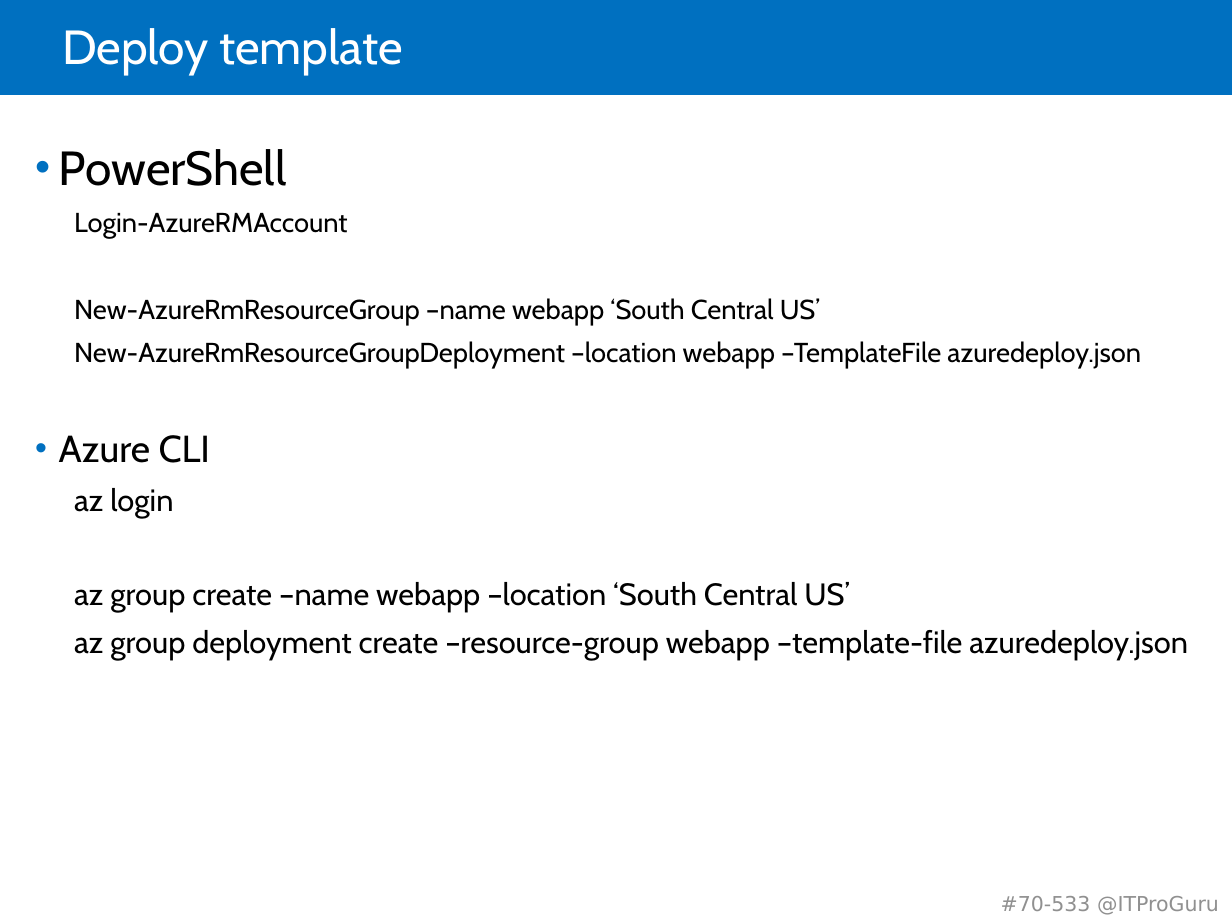
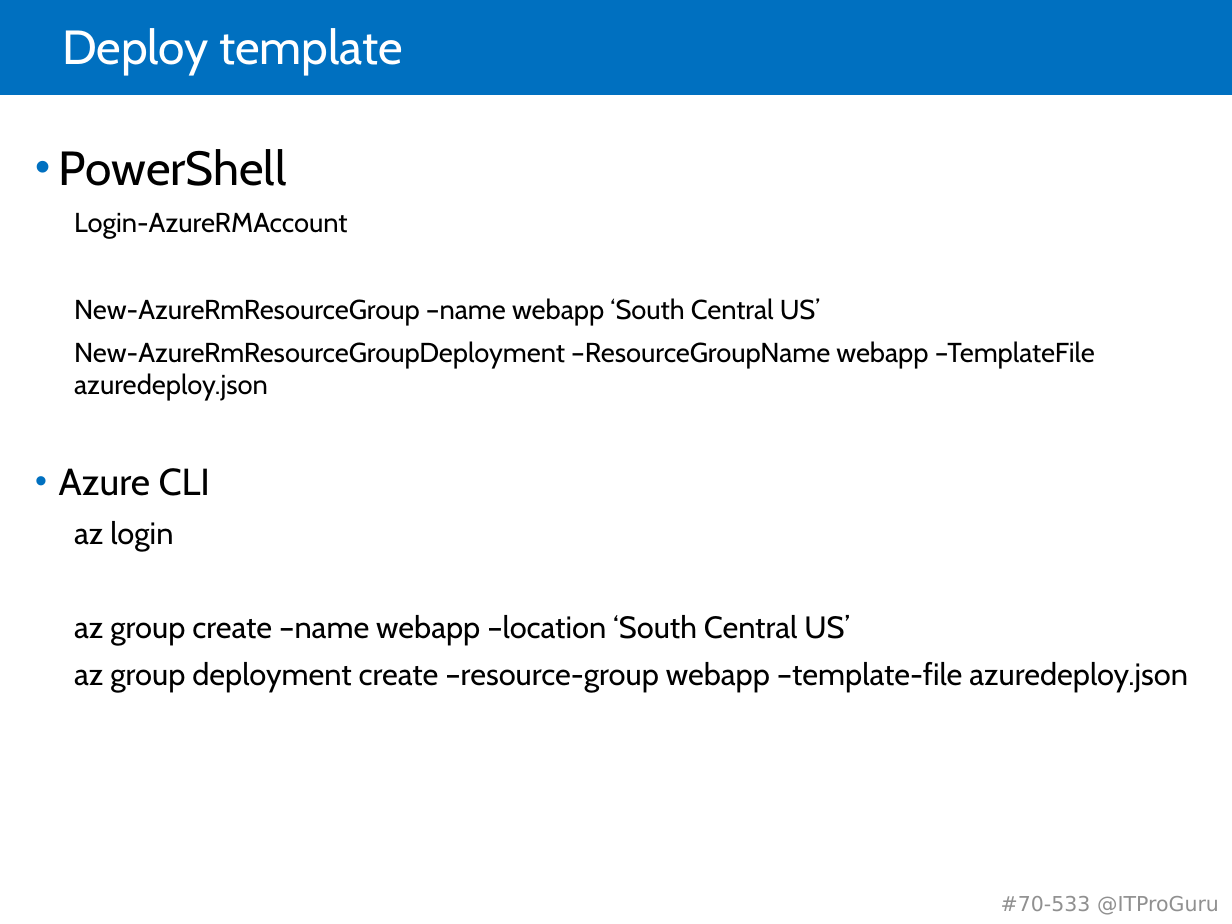
Before and after one commit to guruskill/70-533, a slide deck: slide 7 of Presentations/2018-06-11-Reston/70-533-05-ARMTemplates.pptx. Drawn at 1232x924 pixels with LibreOffice and Linux fonts; fonts in the diff are those of the drawing. Boxes give left, top, right and bottom in pixels: in the first picture for what was removed or moved away, otherwise in the second. Text is boxed around its words. In the diff, an @@ line names an element or a change of style, - is before the commit and + after.

Commit message:
Fix PS

```diff
--- a/Presentations/2018-06-11-Reston/70-533-05-ARMTemplates.pptx
+++ b/Presentations/2018-06-11-Reston/70-533-05-ARMTemplates.pptx
@@ text at [74, 341, 1095, 401]: text changed @@
-  New-AzureRmResourceGroupDeployment –location webapp –TemplateFile azuredeploy.json
+  New-AzureRmResourceGroupDeployment –ResourceGroupName webapp –TemplateFile azuredeploy.json
```
Also in this commit, not shown: 1 other slide changed.
